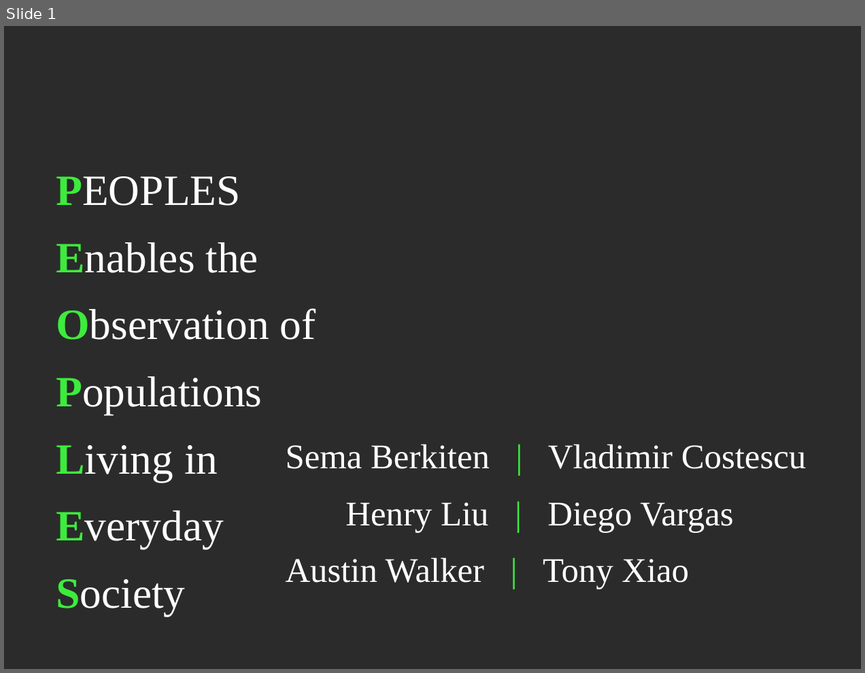
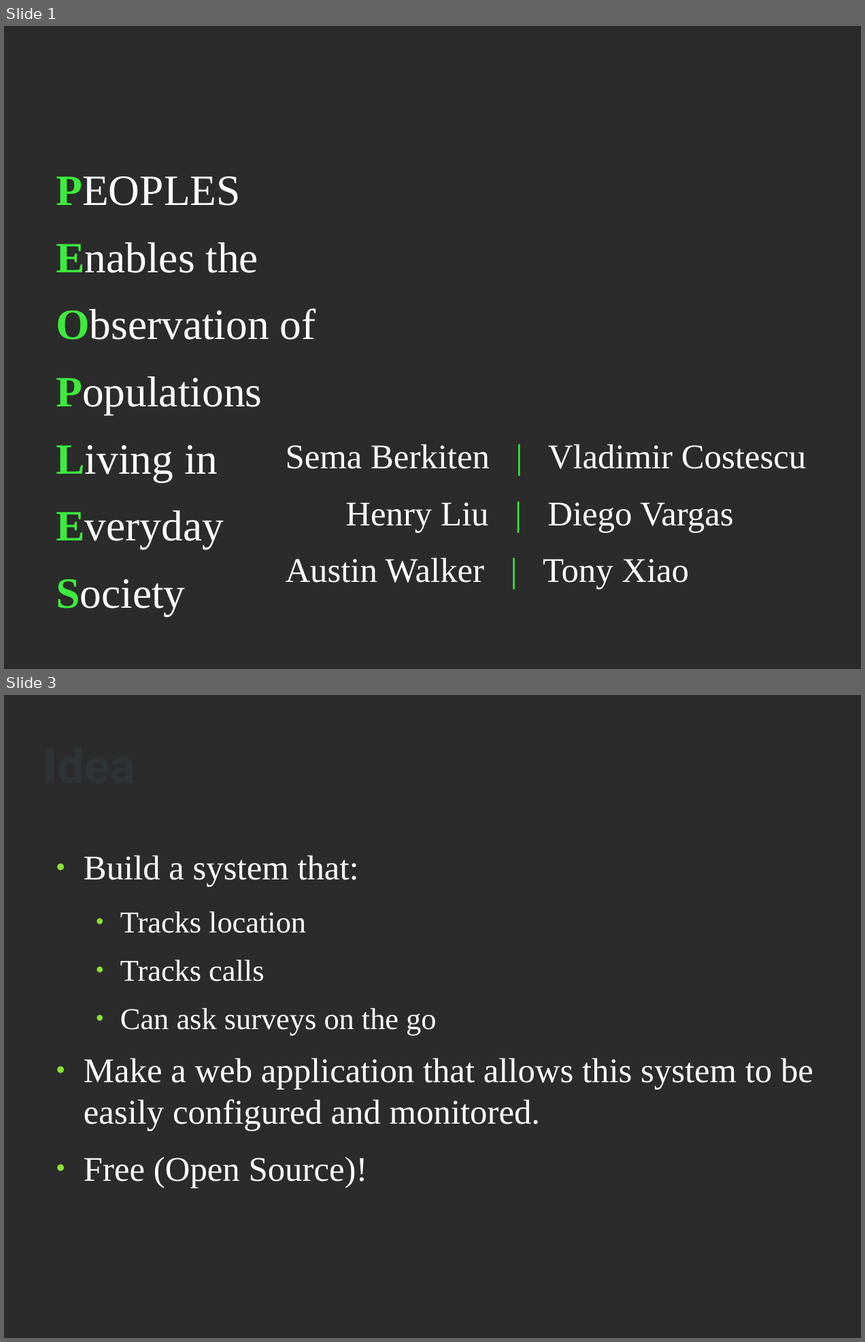
Before and after one commit to aewalker/Survey-Droid, a slide deck: doc/presentation-slides.odp. Shown one above the other, each under a label of ours: slide 1 before the commit, slides 1 and 3 after it; the slides between them are not shown. The pictures are 865x673 and 865x1342 pixels, drawn with LibreOffice and Linux fonts; fonts in the diff are those of the drawing; background and template pictures are left out; a plain dark background stands for a picture behind light text. Boxes give left, top, right and bottom in pixels: in the first picture for what was removed or moved away, otherwise in the second. Text is boxed around its words. In the diff, an @@ line names an element or a change of style, - is before the commit and + after.

```diff
--- a/doc/presentation-slides.odp
+++ b/doc/presentation-slides.odp
@@ slide 3 added at [4, 695, 861, 1338], background picture (left out) @@
@@ title added at [43, 710, 815, 817], 44 pt, text #2E3436, bold @@
+Idea
@@ text added at [84, 855, 813, 1187], 32 pt, text #FFFFFF @@
+● Build a system that:
+  ● Tracks location
+  ● Tracks calls
+  ● Can ask surveys on the go
+● Make a web application that allows this system to be easily configured and monitored.
+● Free (Open Source)!
```
Also in this commit, not shown: 12 other slides added, 1 slide removed, 1 other file.
